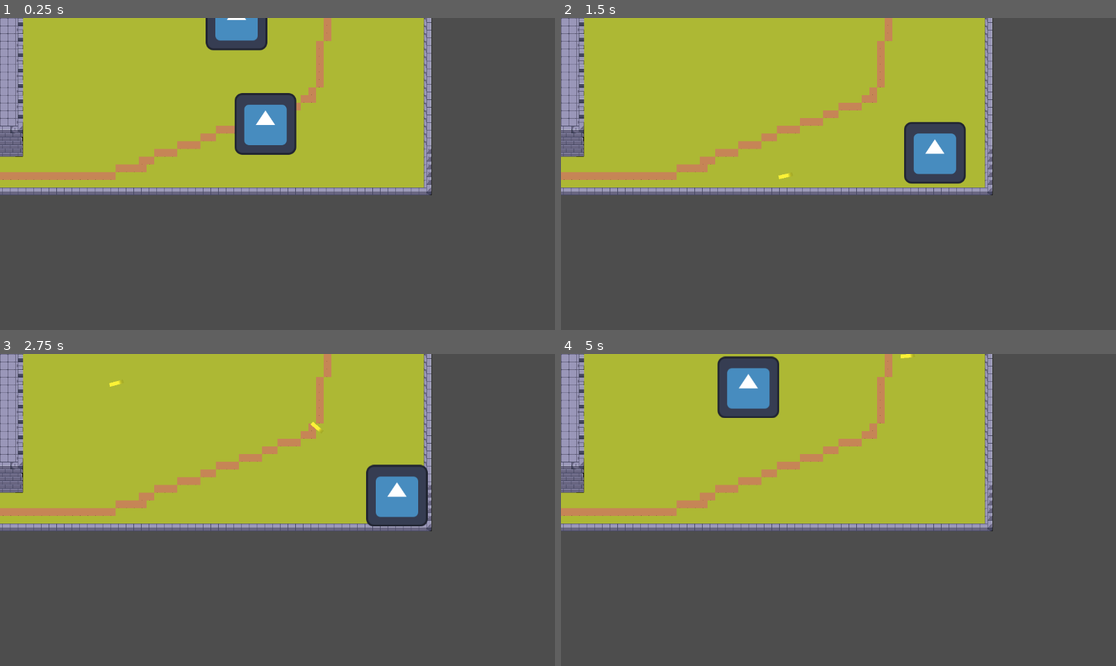
Above: before the commit, frames 1-4 (two rows, left to right).
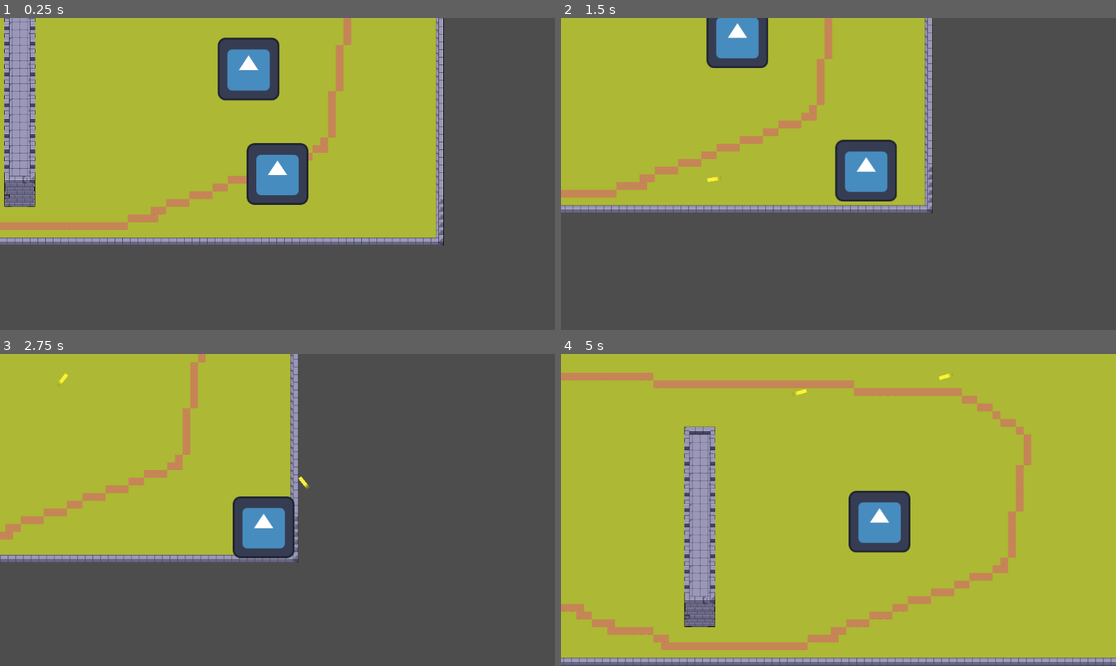
Above: after the commit, the same moments.

Repository: joseph-tighe/ricochet
Game: Godot game, scene res://lvl_1.tscn
Same seed, same stepped clock (60 frames per second), same inputs: the game is played once before the commit and once after it. This scene is started directly instead of the project's main scene. The engine's default icon, where the game draws it, is replaced by a stand-in: a white triangle on a blue panel in a dark square.
Inputs (mouse positions are in pixels of both pictures, inside the frame that each line leads up to):
- Up to frame 1 (0.25 s): no input
- Up to frame 2 (1.5 s): tap Enter at 0.5 s; move the mouse to (960, 158) at 0.52 s; hold D 0.53-1.28 s; hold Space (shoot) 0.53-1.28 s; move the mouse to (727, 189) at 1.27 s; hold S from 1.28 s (still down); tap Space (shoot) at 1.35 s
- Up to frame 3 (2.75 s): move the mouse to (333, 441) at 2.02 s; release S at 2.03 s; hold D from 2.03 s (still down); hold Space (shoot) from 2.03 s (still down)
- Up to frame 4 (5 s): move the mouse to (810, 572) at 2.77 s; release D at 2.78 s; release Space (shoot) at 2.78 s; hold W 2.78-3.53 s; tap Space (shoot) at 2.85, 4.35 s; move the mouse to (1005, 556) at 3.52 s; hold Space (shoot) 3.53-4.28 s; hold A from 3.53 s (still down); move the mouse to (672, 463) at 4.27 s

The runs differ from the first frame. In frame 1, 27% of the frame differs, in the area x 0-80%, y 0-73%; in frame 2, 20%; in frame 3, 25%; in frame 4, 68%, in the area x 0-100%, y 0-100%.

Commit message:
camera

Diff:
--- /dev/null
+++ b/enemy2.tscn
@@ -0,0 +1,27 @@
+[gd_scene load_steps=5 format=3 uid="uid://cyfg8ss5kh5g1"]
+
+[ext_resource type="Script" uid="uid://ub6d2pdfs3lf" path="res://enemy_2.gd" id="1_jugo2"]
+[ext_resource type="PackedScene" uid="uid://5esjwkfh1i8y" path="res://bullet.tscn" id="2_fb6pl"]
+[ext_resource type="Texture2D" uid="uid://c01cmjanjkj66" path="res://icon.svg" id="3_cp8lj"]
+
+[sub_resource type="RectangleShape2D" id="RectangleShape2D_1elri"]
+size = Vector2(128, 130)
+
+[node name="Node2D" type="Node2D"]
+
+[node name="Enemy2" type="CharacterBody2D" parent="." groups=["enemy"]]
+script = ExtResource("1_jugo2")
+Bullet = ExtResource("2_fb6pl")
+
+[node name="EnemySprite" type="Sprite2D" parent="Enemy2"]
+position = Vector2(0, -1)
+scale = Vector2(1, 1.01563)
+texture = ExtResource("3_cp8lj")
+
+[node name="EnemyCollision" type="CollisionShape2D" parent="Enemy2"]
+position = Vector2(-1, -2)
+shape = SubResource("RectangleShape2D_1elri")
+
+[node name="EnemyMarker" type="Marker2D" parent="Enemy2"]
+
+[node name="CooldownTimer" type="Timer" parent="Enemy2"]
--- /dev/null
+++ b/enemy_2.gd
@@ -0,0 +1,33 @@
+extends CharacterBody2D
+@export var Bullet : PackedScene
+
+@onready var cooldown_timer: Timer = $CooldownTimer
+var can_shoot := true
+@export var health = 10
+
+func _ready() -> void:
+	cooldown_timer.timeout.connect(_on_cooldown_timer_timeout)
+
+func _physics_process(delta: float) -> void:
+	if can_shoot:
+		can_shoot = false
+		cooldown_timer.start(1.5) # Cooldown in seconds
+		shoot()
+	if health < 0:
+		queue_free()
+
+func _on_cooldown_timer_timeout() -> void:
+	can_shoot = true
+
+
+func shoot():
+	for i in range(8):
+		var bullet = Bullet.instantiate()
+		get_tree().current_scene.add_child(bullet)
+		var dirVect = Vector2(1, 0).rotated(i/8*PI*2)
+		dirVect += Vector2(randf_range(-0.1, 0.1), randf_range(-0.1, 0.1))
+		bullet.get_child(0).direction = dirVect
+		bullet.global_transform = $EnemyMarker.global_transform
+		bullet.get_child(0).rotateTowards()
+		bullet.global_position = $EnemyMarker.global_position \
+			+ 120.0 * dirVect
--- a/lvl_1.tscn
+++ b/lvl_1.tscn
@@ -1,9 +1,10 @@
-[gd_scene format=4 uid="uid://wqp1wp3trygn"]
+[gd_scene load_steps=9 format=4 uid="uid://dx34ov7fiartw"]
 
 [ext_resource type="Texture2D" uid="uid://bg436yo65ywjo" path="res://assets/craftpix-net-749505-free-medieval-fortress-top-down-pixel-minigame-kit/Tileset/Tiled_Map.png" id="1_6mpcb"]
 [ext_resource type="Script" uid="uid://dolidih4wv8d2" path="res://enemy_spawner.gd" id="1_jschv"]
 [ext_resource type="PackedScene" uid="uid://bcgvioxq6mx0r" path="res://enemy.tscn" id="2_okdh5"]
-[ext_resource type="PackedScene" uid="uid://yl6rjet3so5n" path="res://player.tscn" id="4_okdh5"]
+[ext_resource type="PackedScene" path="res://player.tscn" id="4_okdh5"]
+[ext_resource type="Script" uid="uid://cnifwgwjt7jgf" path="res://cameraPositioning.gd" id="5_clg6b"]
 
 [sub_resource type="PhysicsMaterial" id="PhysicsMaterial_c55je"]
 
@@ -221,21 +222,25 @@
 physics_layer_0/physics_material = SubResource("PhysicsMaterial_c55je")
 sources/0 = SubResource("TileSetAtlasSource_6mpcb")
 
-[node name="lvl 1" type="Node2D" unique_id=758608488]
-
-[node name="TileMapLayer" type="TileMapLayer" parent="." unique_id=1923623061]
+[node name="lvl 1" type="Node2D"]
+
+[node name="TileMapLayer" type="TileMapLayer" parent="."]
 tile_map_data = PackedByteArray("AADX/+z/AAAMABAAAADX/+3/AAAMABAAAADX/+7/AAAMABAAAADX/+//AAAMABAAAADX//D/AAAPAAwAAADX// …(77360 unchanged characters)…
 tile_set = SubResource("TileSet_fp6pr")
 
-[node name="EnemySpawner" type="Node2D" parent="." unique_id=1046571143]
+[node name="EnemySpawner" type="Node2D" parent="."]
 script = ExtResource("1_jschv")
 Enemy = ExtResource("2_okdh5")
 
-[node name="EnemyMarker1" type="Marker2D" parent="EnemySpawner" unique_id=969420769]
+[node name="EnemyMarker1" type="Marker2D" parent="EnemySpawner"]
 position = Vector2(491, 3)
 
-[node name="EnemyMarker2" type="Marker2D" parent="EnemySpawner" unique_id=1452678990]
+[node name="EnemyMarker2" type="Marker2D" parent="EnemySpawner"]
 position = Vector2(-368, -18)
 
-[node name="Player" parent="." unique_id=1599162917 instance=ExtResource("4_okdh5")]
+[node name="Player" parent="." instance=ExtResource("4_okdh5")]
 position = Vector2(551, 220)
+
+[node name="Camera2D" type="Camera2D" parent="."]
+position = Vector2(576, 324)
+script = ExtResource("5_clg6b")
--- a/node_2d.tscn
+++ b/node_2d.tscn
@@ -1,4 +1,3 @@
-
 [gd_scene load_steps=9 format=3 uid="uid://brm8ti1a6l5yl"]
 
 [ext_resource type="Script" uid="uid://ybmqsyq5qadj" path="res://character_body_2d.gd" id="1_wtcfe"]
@@ -14,42 +13,42 @@
 [sub_resource type="RectangleShape2D" id="RectangleShape2D_epypp"]
 size = Vector2(895, 20)
 
-[node name="Scene" type="Node2D" unique_id=1057397478]
+[node name="Scene" type="Node2D"]
 
-[node name="CharacterBody2D" type="CharacterBody2D" parent="." unique_id=1012769175 groups=["player"]]
+[node name="CharacterBody2D" type="CharacterBody2D" parent="." groups=["player"]]
 position = Vector2(238, 202)
 script = ExtResource("1_wtcfe")
 Bullet = ExtResource("2_epypp")
 
-[node name="CollisionShape2D" type="CollisionShape2D" parent="CharacterBody2D" unique_id=1934823344]
+[node name="CollisionShape2D" type="CollisionShape2D" parent="CharacterBody2D"]
 shape = SubResource("RectangleShape2D_y32ns")
 
-[node name="Sprite2D" type="Sprite2D" parent="CharacterBody2D" unique_id=2069548233]
+[node name="Sprite2D" type="Sprite2D" parent="CharacterBody2D"]
 texture = ExtResource("2_0e48y")
 
-[node name="Marker2D" type="Marker2D" parent="CharacterBody2D" unique_id=1716626817]
+[node name="Marker2D" type="Marker2D" parent="CharacterBody2D"]
 
-[node name="CooldownTimer" type="Timer" parent="CharacterBody2D" unique_id=1055137883]
+[node name="CooldownTimer" type="Timer" parent="CharacterBody2D"]
 
-[node name="CharacterBody2D2" type="CharacterBody2D" parent="." unique_id=2082479610]
+[node name="CharacterBody2D2" type="CharacterBody2D" parent="."]
 
-[node name="CollisionShape2D" type="CollisionShape2D" parent="CharacterBody2D2" unique_id=1610190978]
+[node name="CollisionShape2D" type="CollisionShape2D" parent="CharacterBody2D2"]
 position = Vector2(532.5, 485)
 shape = SubResource("RectangleShape2D_epypp")
 
-[node name="Sprite2D" type="Sprite2D" parent="CharacterBody2D2" unique_id=1305932756]
+[node name="Sprite2D" type="Sprite2D" parent="CharacterBody2D2"]
 position = Vector2(533, 483.5)
 scale = Vector2(6.96875, 0.117188)
 texture = ExtResource("2_0e48y")
 
-[node name="EnemySpawner" type="Node2D" parent="." unique_id=316367340]
+[node name="EnemySpawner" type="Node2D" parent="."]
 script = ExtResource("4_0hol4")
 Enemy = ExtResource("5_q6r6c")
 
-[node name="EnemyMarker1" type="Marker2D" parent="EnemySpawner" unique_id=242582592]
+[node name="EnemyMarker1" type="Marker2D" parent="EnemySpawner"]
 position = Vector2(817, 182)
 
-[node name="EnemyMarker2" type="Marker2D" parent="EnemySpawner" unique_id=1659770872]
+[node name="EnemyMarker2" type="Marker2D" parent="EnemySpawner"]
 position = Vector2(655, 251)
 
 [node name="Camera2D" type="Camera2D" parent="."]
Not shown, changed: Layer 1.png.import
Not shown, changed: assets/craftpix-net-749505-free-medieval-fortress-top-down-pixel-minigame-kit/COUPON.png.import
Not shown, changed: assets/craftpix-net-749505-free-medieval-fortress-top-down-pixel-minigame-kit/Characters/Character_1/Attack_1.png.import
Not shown, changed: assets/craftpix-net-749505-free-medieval-fortress-top-down-pixel-minigame-kit/Characters/Character_1/Attack_2.png.import
Not shown, changed: assets/craftpix-net-749505-free-medieval-fortress-top-down-pixel-minigame-kit/Characters/Character_1/Cast.png.import
Not shown, changed: assets/craftpix-net-749505-free-medieval-fortress-top-down-pixel-minigame-kit/Characters/Character_1/Dead.png.import
Not shown, changed: assets/craftpix-net-749505-free-medieval-fortress-top-down-pixel-minigame-kit/Characters/Character_1/Hart.png.import
Not shown, changed: assets/craftpix-net-749505-free-medieval-fortress-top-down-pixel-minigame-kit/Characters/Character_1/Idle.png.import
Not shown, changed: assets/craftpix-net-749505-free-medieval-fortress-top-down-pixel-minigame-kit/Characters/Character_1/Shield+Attack.png.import
Not shown, changed: assets/craftpix-net-749505-free-medieval-fortress-top-down-pixel-minigame-kit/Characters/Character_1/Shield.png.import
Not shown, changed: assets/craftpix-net-749505-free-medieval-fortress-top-down-pixel-minigame-kit/Characters/Character_1/Walk.png.import
Not shown, changed: assets/craftpix-net-749505-free-medieval-fortress-top-down-pixel-minigame-kit/Characters/Character_1/Walk_Attack.png.import
(and 91 more such lines)
